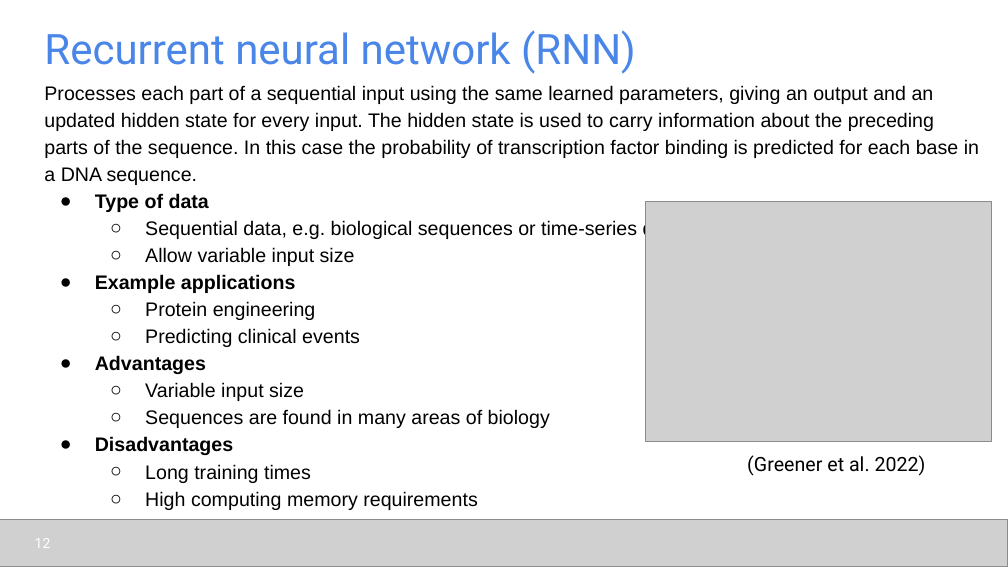
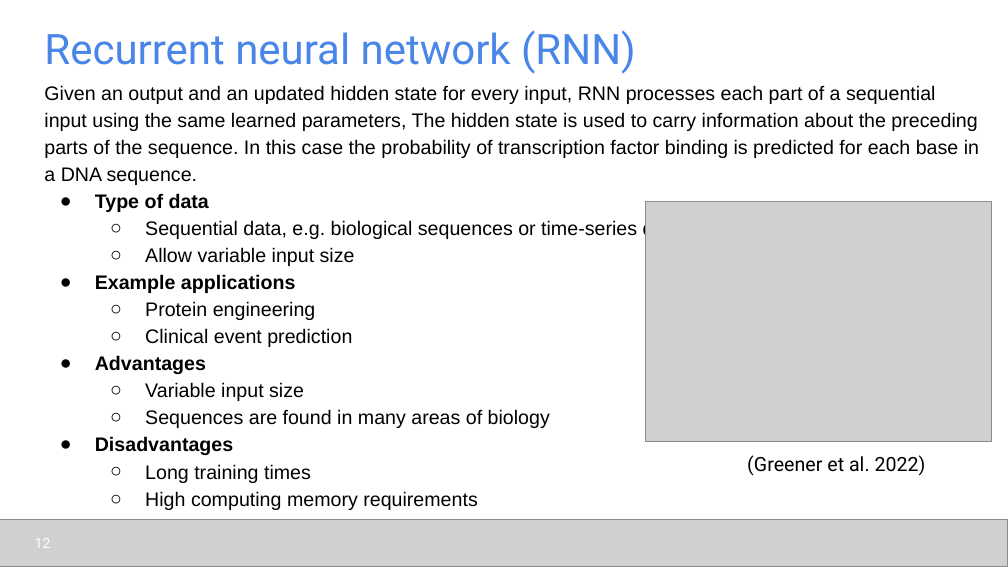
Before and after one commit to udel-cbcb/al_ml_workshop, a slide deck: slide 12 of Day_1/Lectures/Day_1_Lecture_2_AI_ML_Applications_in_Biology_and_Chemistry.pptx. Drawn at 1008x567 pixels with LibreOffice and Linux fonts; fonts in the diff are those of the drawing; grey boxes stand for pictures. Boxes give left, top, right and bottom in pixels: in the first picture for what was removed or moved away, otherwise in the second. Text is boxed around its words. In the diff, an @@ line names an element or a change of style, - is before the commit and + after.

```diff
--- a/Day_1/Lectures/Day_1_Lecture_2_AI_ML_Applications_in_Biology_and_Chemistry.pptx
+++ b/Day_1/Lectures/Day_1_Lecture_2_AI_ML_Applications_in_Biology_and_Chemistry.pptx
@@ text at [44,85,979,185]: text changed @@
-Processes each part of a sequential input using the same learned parameters, giving an output and an updated hidden state for every input. The hidden state is used to carry information about the preceding parts of the sequence. In this case the probability of transcription factor binding is predicted for each base in a DNA sequence.
+Given an output and an updated hidden state for every input, RNN processes each part of a sequential input using the same learned parameters, The hidden state is used to carry information about the preceding parts of the sequence. In this case the probability of transcription factor binding is predicted for each base in a DNA sequence.
@@ text at [145,328,352,347]: text changed @@
-  ○ Predicting clinical events
+  ○ Clinical event prediction
```
Also in this commit, not shown: 7 other slides changed, 7 other files.
